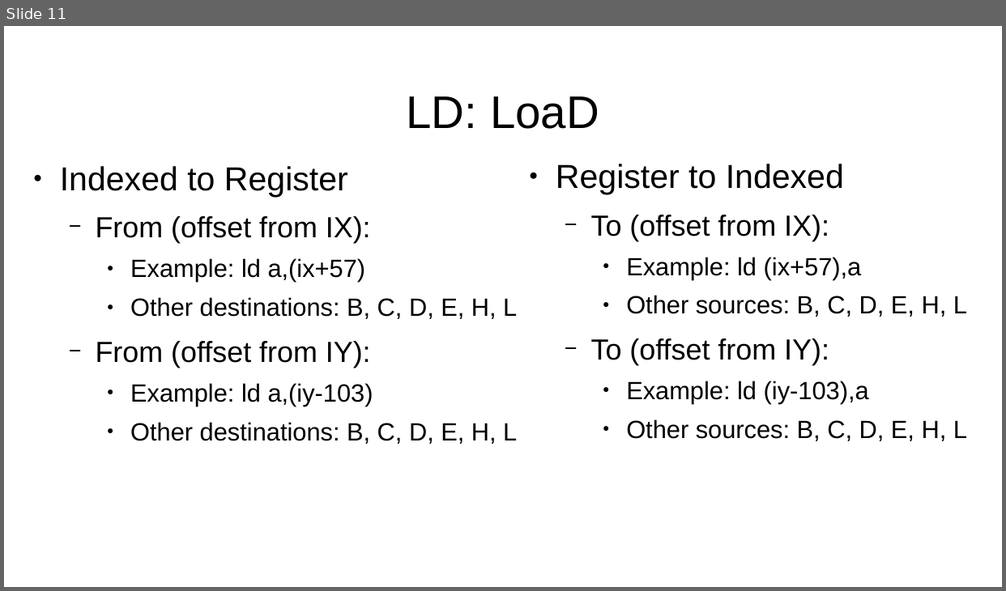
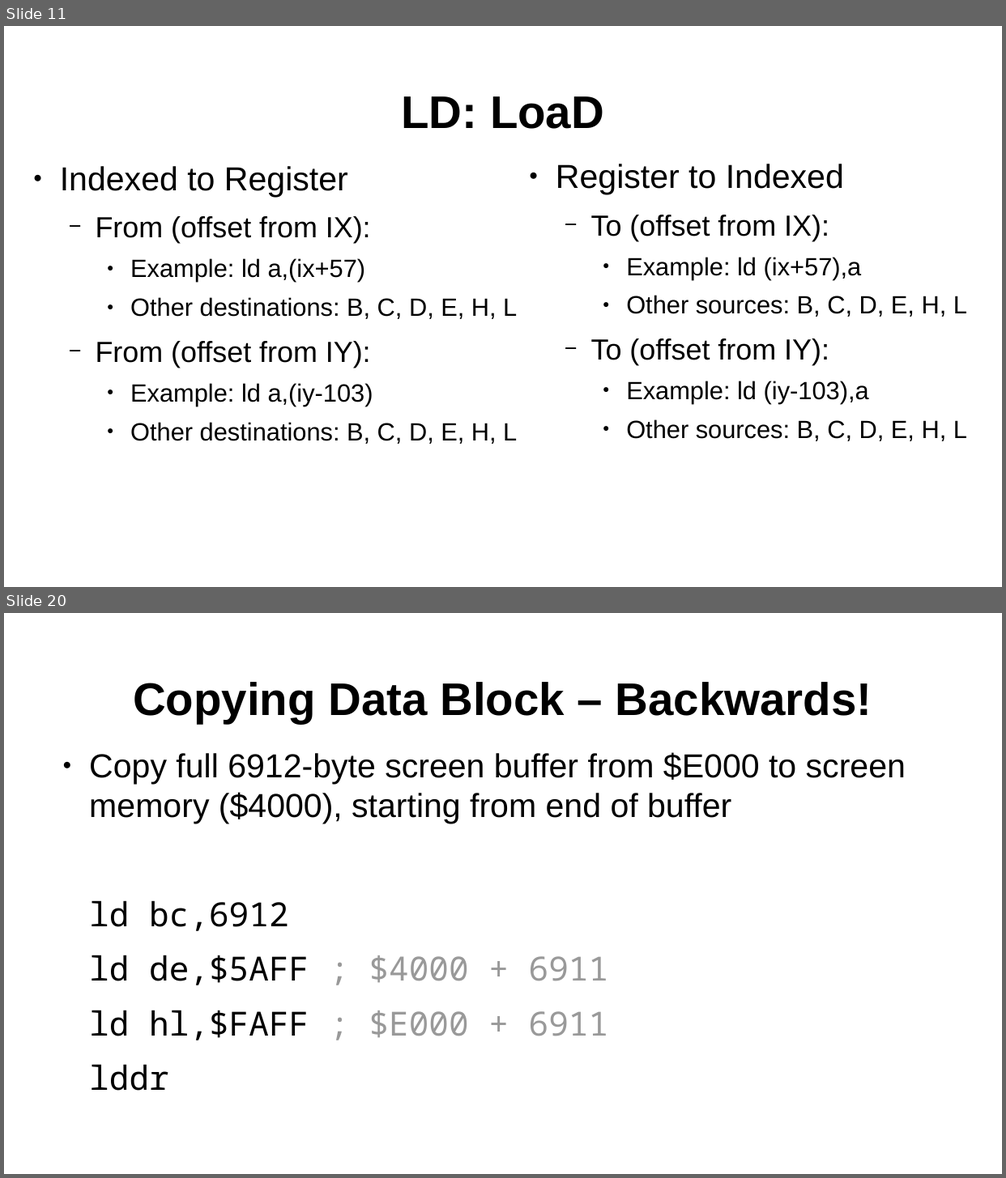
Before and after one commit to SlithyMatt/zxs-assembly-tutorial, a slide deck: Lesson3/Lesson3.odp. Shown one above the other, each under a label of ours: slide 11 before the commit, slides 11 and 20 after it; the slides between them are not shown. The pictures are 1006x591 and 1006x1178 pixels, drawn with LibreOffice and Linux fonts; fonts in the diff are those of the drawing. Boxes give left, top, right and bottom in pixels: in the first picture for what was removed or moved away, otherwise in the second. Text is boxed around its words. In the diff, an @@ line names an element or a change of style, - is before the commit and + after.

```diff
--- a/Lesson3/Lesson3.odp
+++ b/Lesson3/Lesson3.odp
@@ slide 20 added at (4, 613, 1002, 1174), background #FFFFFF @@
@@ title added at (133, 682, 872, 723), 44 pt, text #000000, bold @@
+Copying Data Block – Backwards!
@@ text added at (89, 752, 906, 1041), 32 pt, text #000000 @@
+● Copy full 6912-byte screen buffer from $E000 to screen memory ($4000), starting from end of buffer
+ld bc,6912
+ld de,$5AFF ; $4000 + 6911
+ld hl,$FAFF ; $E000 + 6911
+lddr
@@ slide 11 changed as well @@
@@ title "LD: LoaD" at (401, 96, 604, 129): bold on @@
```
Also in this commit, not shown: 7 other slides changed, 8 other slides added.
